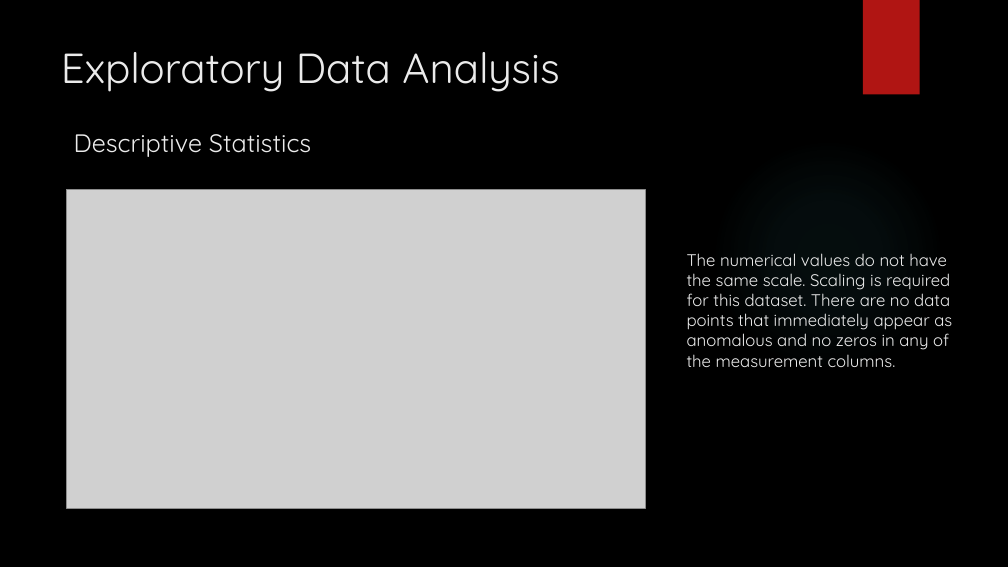
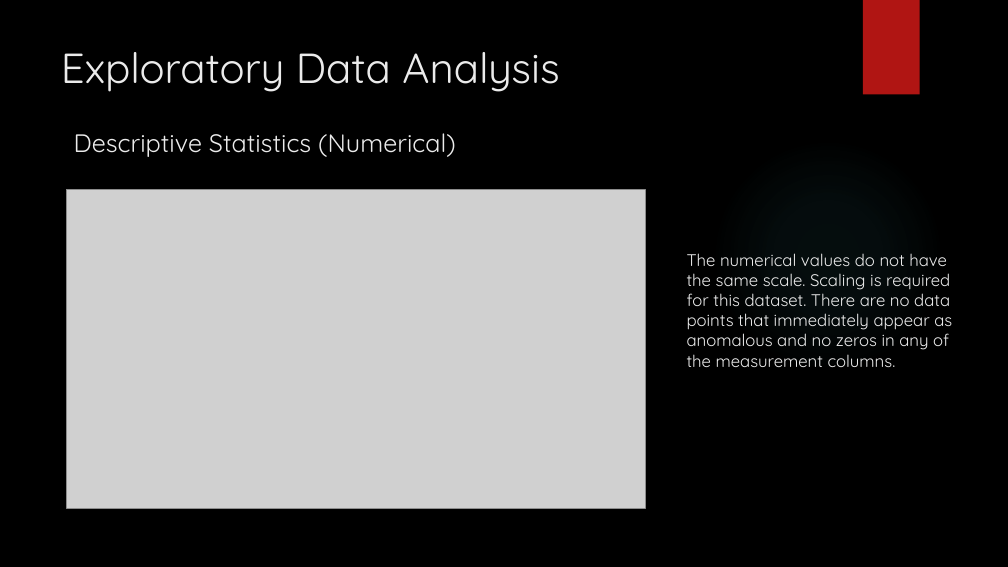
Before and after one commit to SelectTshepo/Presentation, a slide deck: slide 7 of Presentation.pptx (slide 6 before the commit). Drawn at 1008x567 pixels with LibreOffice and Linux fonts; fonts in the diff are those of the drawing; grey boxes stand for pictures; background and template pictures are left out. Boxes give left, top, right and bottom in pixels: in the first picture for what was removed or moved away, otherwise in the second. Text is boxed around its words. In the diff, an @@ line names an element or a change of style, - is before the commit and + after.

```diff
--- a/Presentation.pptx
+++ b/Presentation.pptx
@@ text at bbox=[74, 133, 456, 157]: text changed @@
-Descriptive Statistics
+Descriptive Statistics (Numerical)
```
Also in this commit, not shown: 10 other slides changed, 6 slides added, 2 slides removed.
